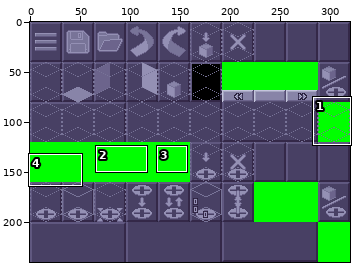
Two versions of one sprite sheet, bin/standard/xcom1/Resources/Extended/UI/mapeditor_icons.png. The first picture is a wide view before the edit; the outline marks the close-up.
Close-up. Before the commit:
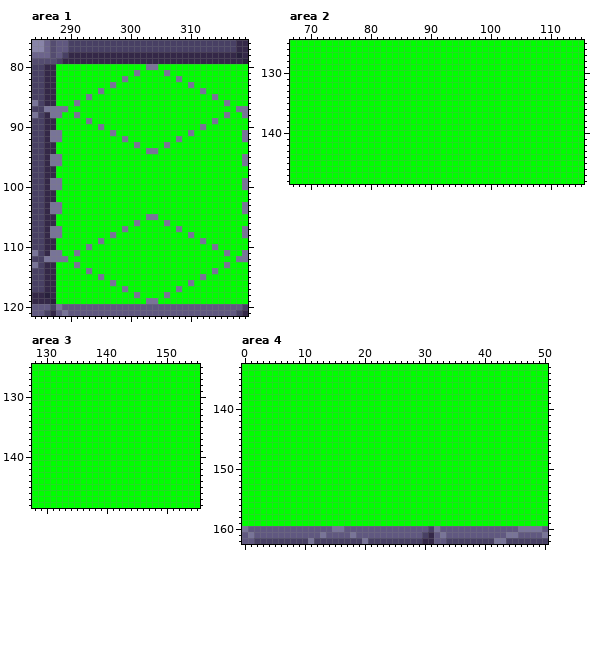
The file is 320x240 pixels. Shown: area 1: x 284..319, y 76..121; area 2: x 67..115, y 125..148; area 3: x 128..155, y 125..148; area 4: x 0..50, y 133..162.
Once edited:
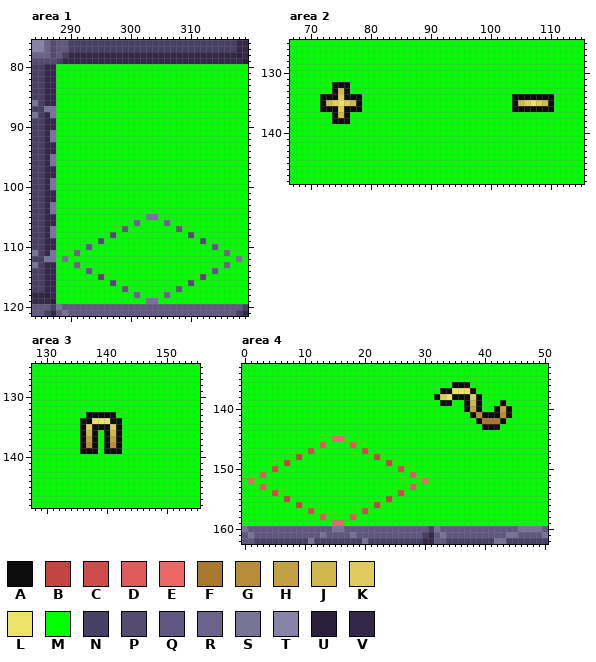
Palette (. is transparent): A #0c0c0c  B #c44444  C #d04c4c  D #e05c5c  E #ec6868  F #a8782c  G #b88c38  H #c4a044  J #d0b84c  K #e0cc5c  L #ece468  M #00ff00  N #484064  P #544c70  Q #605880  R #6c648c  S #787498  T #8884a8  U #28203c  V #342848
Author's note on the commit: Dragging with LMB or RMB held down to select multiple tiles at once
Edits made:
Changed rows in their new state; - is an unchanged pixel.
Area 1:
first column x 288:
 80 ---------------MM---------------
 81 -------------M----M-------------
 82 -----------M--------M-----------
 83 ---------M------------M---------
 84 -------M----------------M-------
 85 -----M--------------------M-----
 86 ---M------------------------M---
 87 MM----------------------------MM
 88 M--M------------------------M--M
 89 -----M--------------------M-----
 90 -------M----------------M-------
 91 M--------M------------M--------M
 92 M----------M--------M----------M
 93 -------------M----M-------------
 94 ---------------MM---------------
 95 M------------------------------M
 96 M------------------------------M
 99 M------------------------------M
100 M------------------------------M
103 M------------------------------M
104 M------------------------------M
106 -------------R----R-------------
107 M----------Q--------Q----------M
108 M--------P------------P--------M
109 -------P----------------P-------
110 -----Q--------------------Q-----
111 M--R------------------------R--M
112 M------------------------------M
113 ---R------------------------R---
114 -----Q--------------------Q-----
115 -------P----------------P-------
116 ---------P------------P---------
117 -----------Q--------Q-----------
118 -------------R----R-------------
Area 2:
first column x 72:
132 --AAA----------------------------------
133 --AJA----------------------------------
134 AAAKAAA-------------------------AAAAAAA
135 AJKLKJA-------------------------AJKLKJA
136 AAAKAAA-------------------------AAAAAAA
137 --AJA----------------------------------
138 --AAA----------------------------------
Area 3:
first column x 136:
133 -AAAAA-
134 AALLLAA
135 AKAAAKA
136 AJA-AJA
137 AHA-AHA
138 AGA-AGA
139 AAA-AAA
Area 4:
first column x 1:
136 ----------------------------------AAA-------
137 --------------------------------AALLLA------
138 -------------------------------AKLAAAKA-----
139 --------------------------------AA--AJA---A-
140 ------------------------------------AHA--AHA
141 -------------------------------------AGAAAGA
142 --------------------------------------AFFFA-
143 ---------------------------------------AAA--
145 --------------EE----------------------------
146 ------------D----D--------------------------
147 ----------C--------C------------------------
148 --------B------------B----------------------
149 ------B----------------B--------------------
150 ----C--------------------C------------------
151 --D------------------------D----------------
152 E----------------------------E--------------
153 --D------------------------D----------------
154 ----C--------------------C------------------
155 ------B----------------B--------------------
156 --------B------------B----------------------
157 ----------C--------C------------------------
158 ------------D----D--------------------------
159 --------------EE----------------------------
Pixel boxes of the changes (left, top, right, bottom) in both close-ups:
changed: (56, 64, 248, 298)
changed: (320, 82, 362, 124)
changed: (512, 94, 554, 112)
changed: (80, 412, 122, 454)
changed: (434, 382, 512, 430)
changed: (248, 436, 428, 526)
